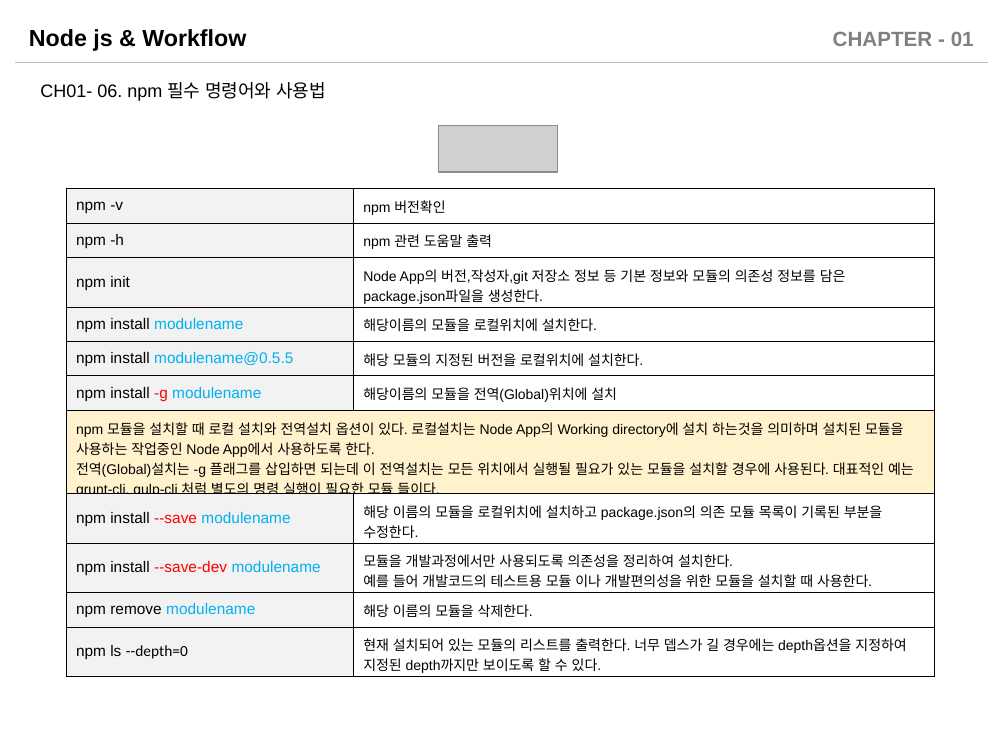
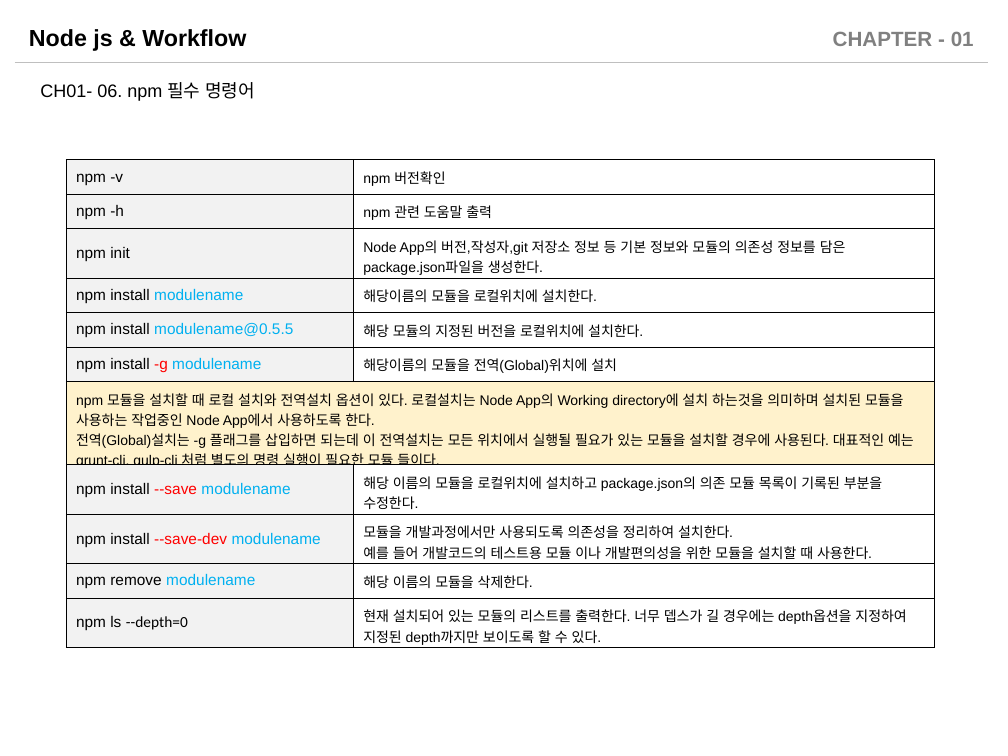
Before and after one commit to sabin21/NodeJS_Workflow_Study, a slide deck: slide 22 of CH01_Nodejs_Intro.pptx (slide 15 before the commit). Drawn at 1008x756 pixels with LibreOffice and Linux fonts; fonts in the diff are those of the drawing; grey boxes stand for pictures. Boxes give left, top, right and bottom in pixels: in the first picture for what was removed or moved away, otherwise in the second. Text is boxed around its words. In the diff, an @@ line names an element or a change of style, - is before the commit and + after.

```diff
--- a/CH01_Nodejs_Intro.pptx
+++ b/CH01_Nodejs_Intro.pptx
@@ text at (40, 82, 255, 101): text changed @@
-CH01- 06. npm 필수 명령어와 사용법
+CH01- 06. npm 필수 명령어
@@ picture removed at (438, 126, 557, 172) @@
@@ table: place and size @@
-table at (66, 188, 934, 677)
+table at (66, 159, 934, 649)
```
Also in this commit, not shown: 14 other slides changed, 8 slides added, 3 other files.
